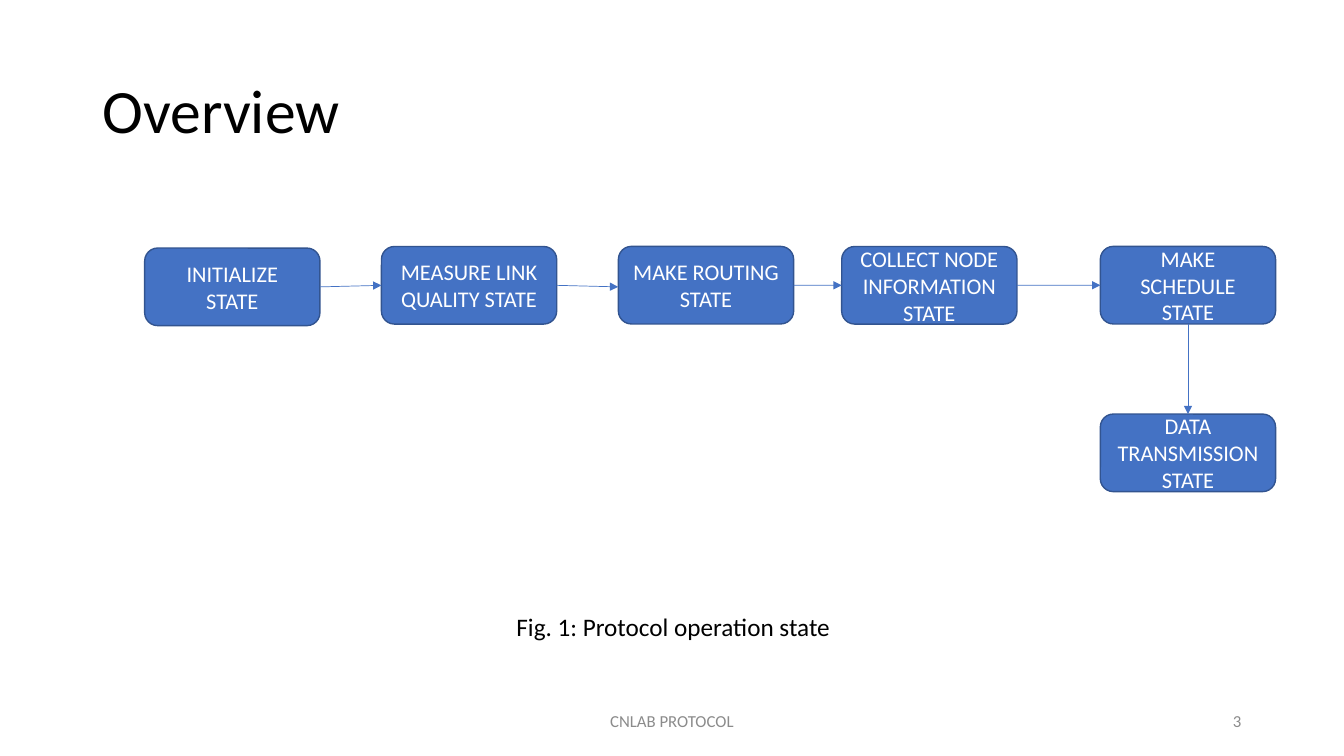
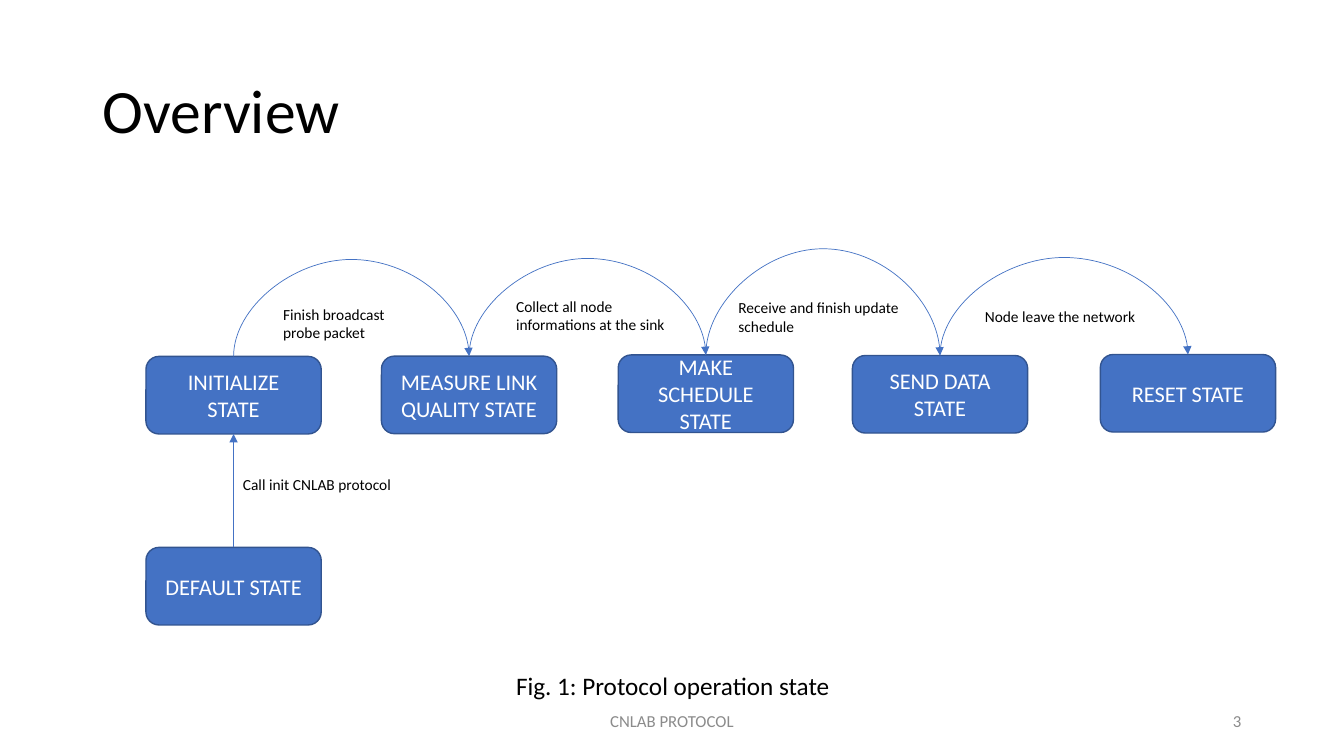
Before and after one commit to huynn8/paper_draft, a slide deck: slide 3 of Protocol Documentations/2020_05_27_Protocol Documentations/2020_04_13_CNLAB_PROTOCOL.pptx. Drawn at 1344x756 pixels with LibreOffice and Linux fonts; fonts in the diff are those of the drawing. Boxes give left, top, right and bottom in pixels: in the first picture for what was removed or moved away, otherwise in the second. Text is boxed around its words. In the diff, an @@ line names an element or a change of style, - is before the commit and + after.

```diff
--- a/Protocol Documentations/2020_05_27_Protocol Documentations/2020_04_13_CNLAB_PROTOCOL.pptx
+++ b/Protocol Documentations/2020_05_27_Protocol Documentations/2020_04_13_CNLAB_PROTOCOL.pptx
@@ curved arrow added from (234, 357) to (469, 356), #4472C4 0.5 pt @@
@@ curved arrow added from (469, 356) to (706, 355), #4472C4 0.5 pt @@
@@ rounded rectangle removed at (619, 246, 795, 324) @@
-MAKE ROUTING STATE
@@ curved arrow added from (706, 355) to (941, 356), #4472C4 0.5 pt @@
@@ rounded rectangle removed at (842, 247, 1017, 325) @@
-COLLECT NODE INFORMATION STATE
@@ curved arrow added from (941, 356) to (1189, 355), #4472C4 0.5 pt @@
@@ arrow removed from (320, 287) to (381, 285) @@
@@ arrow removed from (557, 285) to (618, 287) @@
@@ arrow removed from (793, 285) to (842, 285) @@
@@ arrow removed from (1017, 285) to (1101, 285) @@
@@ text added at (283, 309, 385, 341), 11 pt, text #000000 @@
+Finish broadcast probe packet
@@ text added at (516, 301, 665, 330), 11 pt, text #000000 @@
+Collect all node informations at the sink
@@ text added at (738, 302, 898, 332), 11 pt, text #000000 @@
+Receive and finish update schedule
@@ text added at (985, 311, 1135, 322), 11 pt, text #000000 @@
+Node leave the network
@@ rounded rectangle "INITIALIZE STATE": place and size @@
-rounded rectangle "INITIALIZE STATE" at (145, 248, 321, 326)
+rounded rectangle "INITIALIZE STATE" at (146, 357, 322, 435)
@@ rounded rectangle "MEASURE LINK QUALITY STATE": place and size @@
-rounded rectangle "MEASURE LINK QUALITY STATE" at (381, 247, 557, 325)
+rounded rectangle "MEASURE LINK QUALITY STATE" at (381, 356, 557, 434)
@@ rounded rectangle "MAKE SCHEDULE STATE": place and size @@
-rounded rectangle "MAKE SCHEDULE STATE" at (1101, 246, 1276, 324)
+rounded rectangle "MAKE SCHEDULE STATE" at (618, 355, 793, 433)
@@ rounded rectangle "SEND DATA STATE": place and size @@
-rounded rectangle "SEND DATA STATE" at (1101, 414, 1276, 492)
+rounded rectangle "SEND DATA STATE" at (853, 356, 1028, 434)
@@ rounded rectangle added at (1101, 355, 1276, 433), fill #4472C4, outline #325491 1 pt, 16 pt, text #FFFFFF @@
+RESET STATE
@@ text in rounded rectangle at (890, 374, 991, 416): text changed @@
-DATA TRANSMISSION STATE
+SEND DATA STATE
@@ arrow moved from (1189, 324) - (1189, 414) to (234, 547) - (234, 435) @@
@@ text added at (243, 479, 391, 493), 11 pt, text #000000 @@
+Call init CNLAB protocol
@@ rounded rectangle added at (146, 547, 322, 625), fill #4472C4, outline #325491 1 pt, 16 pt, text #FFFFFF @@
+DEFAULT STATE
@@ text "Fig. 1: Protocol operation state": place and size @@
-text "Fig. 1: Protocol operation state" at (516, 618, 829, 641)
+text "Fig. 1: Protocol operation state" at (516, 677, 829, 700)
```
Also in this commit, not shown: 2 other files.
